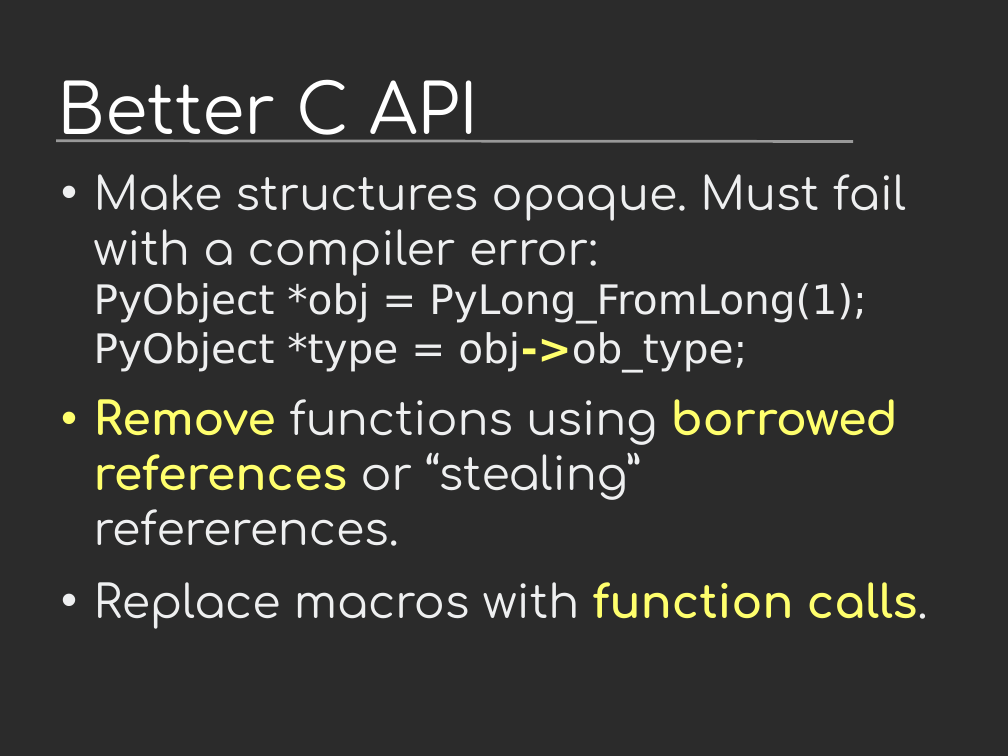
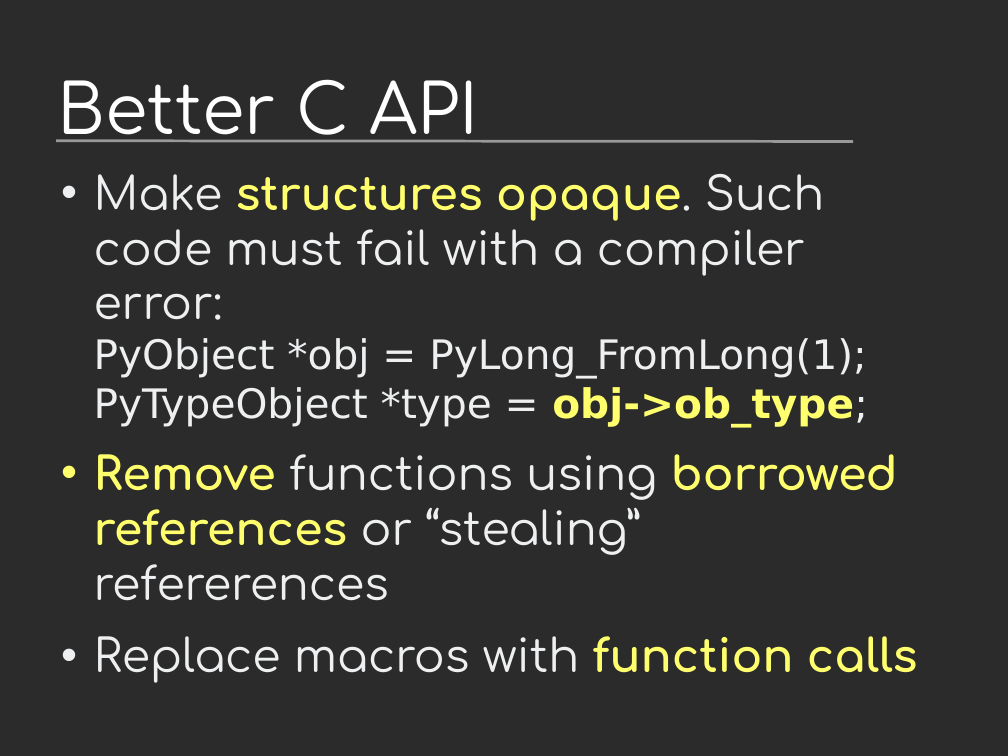
Before and after one commit to vstinner/talks, a slide deck: slide 32 of 2019-EuroPython/python_performance.odp (slide 29 before the commit). Drawn at 1008x756 pixels with LibreOffice and Linux fonts; fonts in the diff are those of the drawing; background and template pictures are left out; a plain dark background stands for a picture behind light text. Boxes give left, top, right and bottom in pixels: in the first picture for what was removed or moved away, otherwise in the second. Text is boxed around its words. In the diff, an @@ line names an element or a change of style, - is before the commit and + after.

```diff
--- a/2019-EuroPython/python_performance.odp
+++ b/2019-EuroPython/python_performance.odp
@@ text at (x1=94, y1=174, x2=918, y2=683): text changed @@
-• Make structures opaque. Must fail with a compiler error:
-  PyObject *obj = PyLong_FromLong(1);
-  PyObject *type = obj->ob_type;
-• Remove functions using borrowed references or “stealing” refererences.
-• Replace macros with function calls.
+• Make structures opaque. Such code must fail with a compiler error:
+  PyObject *obj = PyLong_FromLong(1);
+  PyTypeObject *type = obj->ob_type;
+• Remove functions using borrowed references or “stealing” refererences
+• Replace macros with function calls
```
Also in this commit, not shown: 19 other slides changed, 6 slides added, 1 other file.
